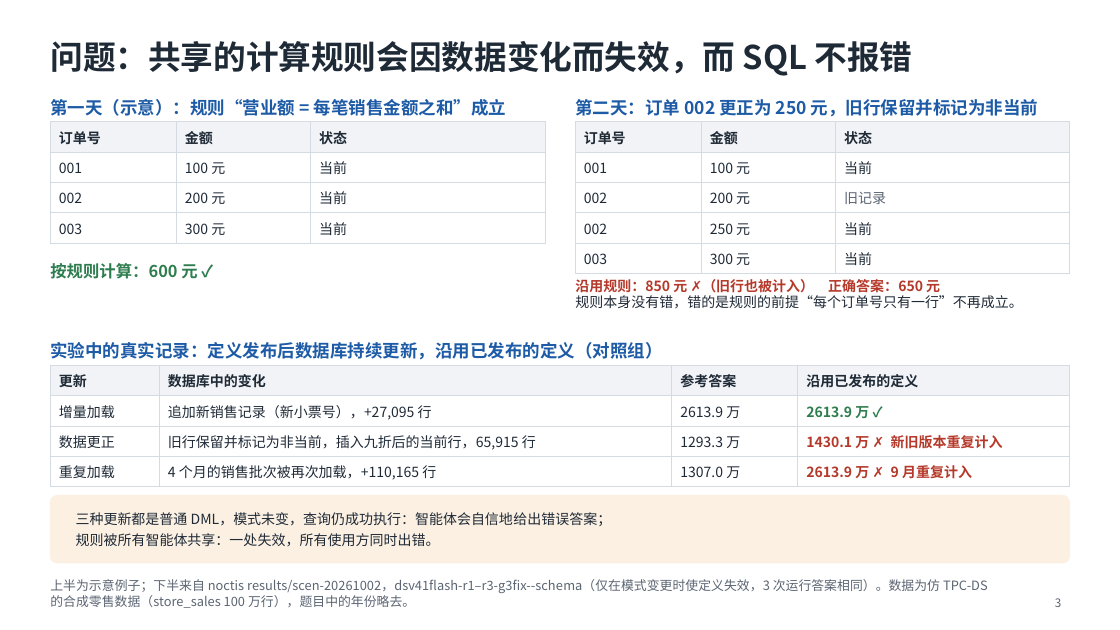
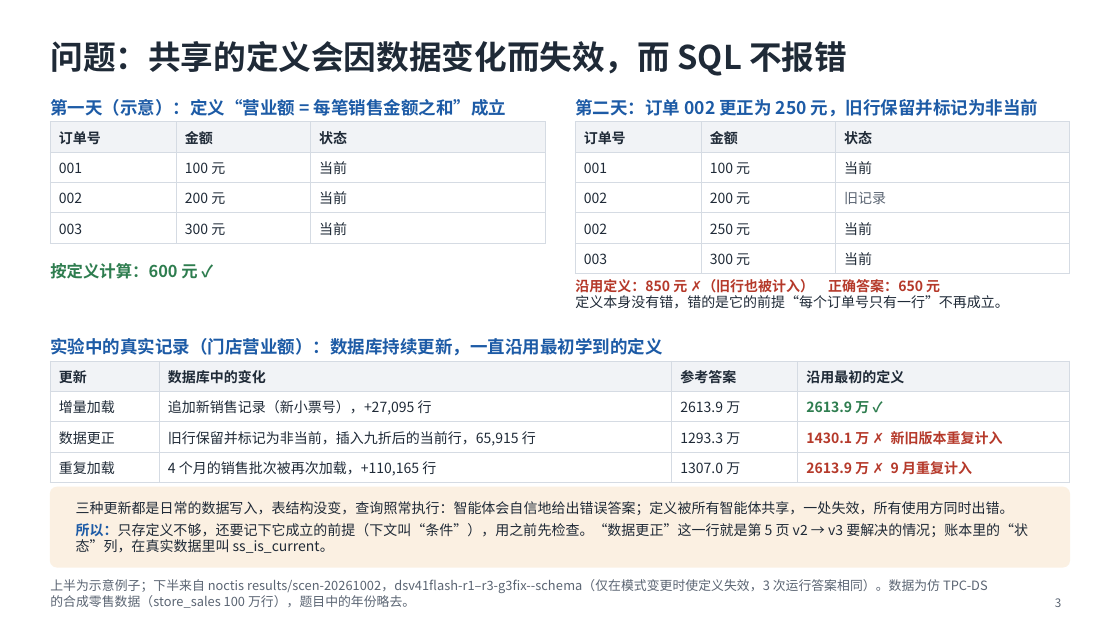
Before and after one commit to mmmttt000045/agent4db-adapter, a slide deck: slide 3 of docs/mavra-system.pptx. Drawn at 1120x630 pixels with LibreOffice and Linux fonts; fonts in the diff are those of the drawing. Boxes give left, top, right and bottom in pixels: in the first picture for what was removed or moved away, otherwise in the second. Text is boxed around its words. In the diff, an @@ line names an element or a change of style, - is before the commit and + after.

```diff
--- a/docs/mavra-system.pptx
+++ b/docs/mavra-system.pptx
@@ title at (50, 41, 847, 76): text changed @@
-问题：共享的计算规则会因数据变化而失效，而 SQL 不报错
+问题：共享的定义会因数据变化而失效，而 SQL 不报错
@@ text at (50, 99, 506, 116): text changed @@
-第一天（示意）：规则“营业额 = 每笔销售金额之和”成立
+第一天（示意）：定义“营业额 = 每笔销售金额之和”成立
@@ text at (50, 263, 197, 279): text changed @@
-按规则计算：600 元 ✓
+按定义计算：600 元 ✓
@@ text at (575, 279, 1009, 309): text changed @@
-沿用规则：850 元 ✗（旧行也被计入） 正确答案：650 元
-规则本身没有错，错的是规则的前提“每个订单号只有一行”不再成立。
+沿用定义：850 元 ✗（旧行也被计入） 正确答案：650 元
+定义本身没有错，错的是它的前提“每个订单号只有一行”不再成立。
@@ text at (50, 338, 662, 356): text changed @@
-实验中的真实记录：定义发布后数据库持续更新，沿用已发布的定义（对照组）
+实验中的真实记录（门店营业额）：数据库持续更新，一直沿用最初学到的定义
@@ table at (50, 361, 1070, 480) @@
-row 1, column 4: 沿用已发布的定义
+row 1, column 4: 沿用最初的定义
@@ table: place and size @@
-table at (50, 365, 1070, 484)
+table at (50, 361, 1070, 480)
@@ rounded rectangle: place and size @@
-rounded rectangle at (50, 496, 1070, 563)
+rounded rectangle at (50, 487, 1070, 567)
@@ rounded rectangle at (50, 487, 1070, 567): proportions changed @@
@@ text at (76, 501, 1028, 553): text changed @@
-三种更新都是普通 DML，模式未变，查询仍成功执行：智能体会自信地给出错误答案；
-规则被所有智能体共享：一处失效，所有使用方同时出错。
+三种更新都是日常的数据写入，表结构没变，查询照常执行：智能体会自信地给出错误答案；定义被所有智能体共享，一处失效，所有使用方同时出错。
+所以：只存定义不够，还要记下它成立的前提（下文叫“条件”），用之前先检查。“数据更正”这一行就是第 5 页 v2 → v3 要解决的情况；账本里的“状态”列，在真实数据里叫 ss_is_current。
```
Also in this commit, not shown: 9 other slides changed, 2 other files.
